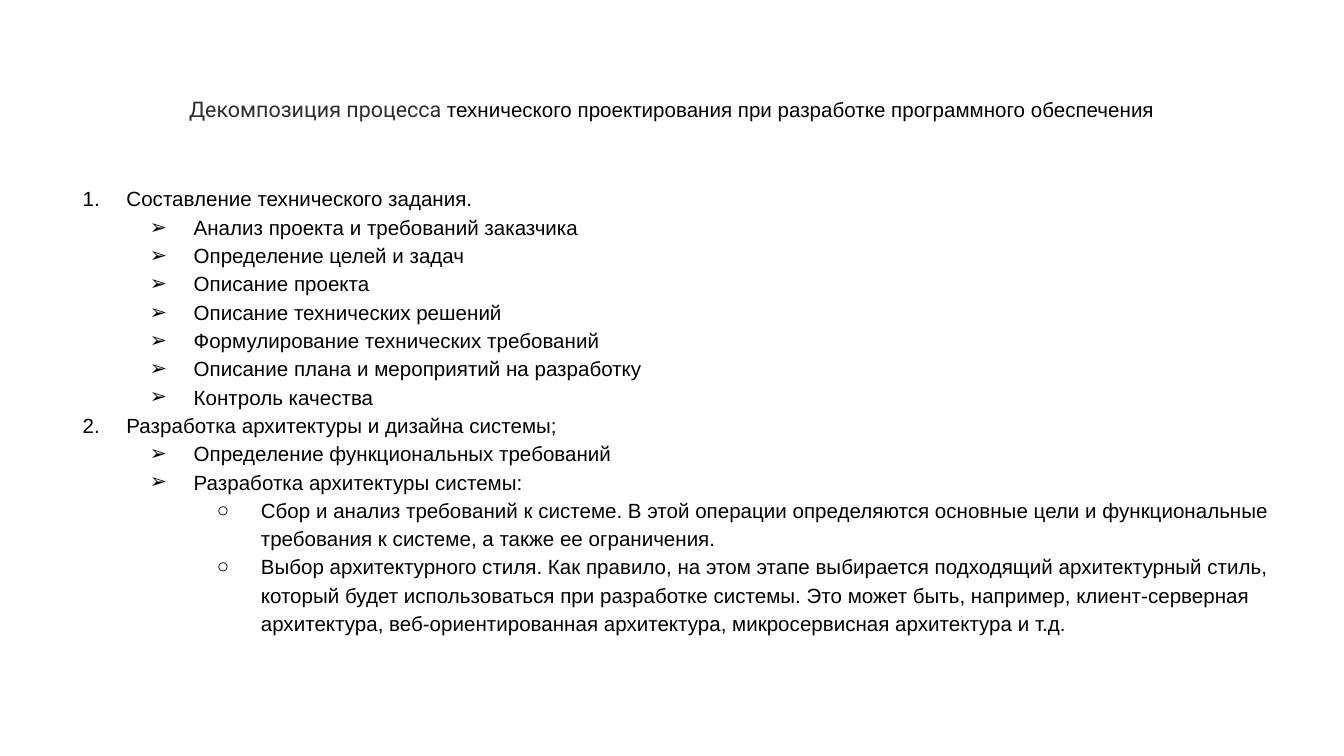
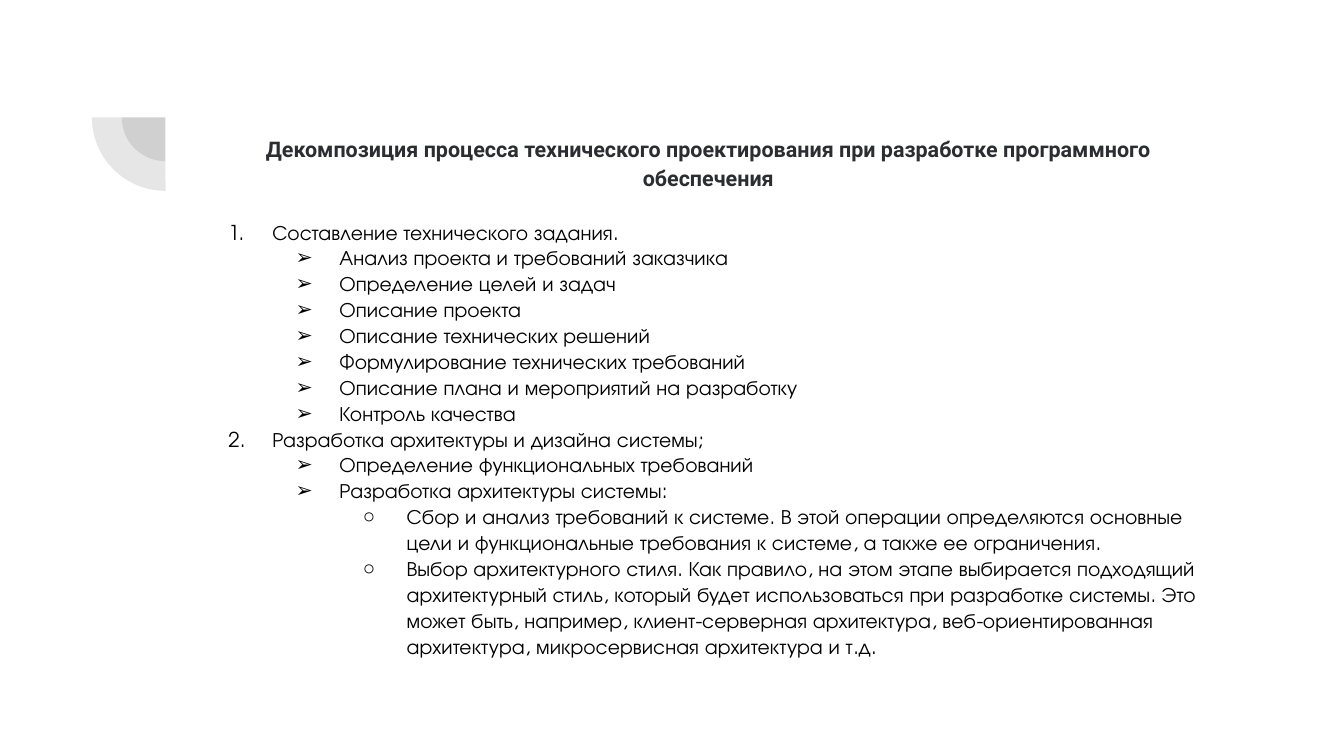
Before and after one commit to BlackStoneShadow/Business, a slide deck: slide 4 of Process/Lesson11/BPTotal.pptx. Drawn at 1344x756 pixels with LibreOffice and Linux fonts; fonts in the diff are those of the drawing. Boxes give left, top, right and bottom in pixels: in the first picture for what was removed or moved away, otherwise in the second. Text is boxed around its words. In the diff, an @@ line names an element or a change of style, - is before the commit and + after.

```diff
--- a/Process/Lesson11/BPTotal.pptx
+++ b/Process/Lesson11/BPTotal.pptx
@@ pie slice (boxed as its full ellipse) added at [91, 44, 238, 191], fill #424242 at 13% opacity @@
@@ pie slice (boxed as its full ellipse) added at [122, 74, 210, 161], fill #424242 at 13% opacity @@
@@ title "Декомпозиция процесса технического проектирования при ...": place and size @@
-title "Декомпозиция процесса технического проектирования при ..." at [189, 101, 1154, 122]
+title "Декомпозиция процесса технического проектирования при ..." at [266, 140, 1150, 186]
@@ title "Декомпозиция процесса технического проектирования при ..." at [266, 140, 1150, 186]: size 11 to 11.5 pt, font Arial to Roboto, text colour #000000 to #2C2D30, highlight none to #FFFFFF in "технического проектирования при разработке программного обес ..."; bold on @@
@@ text "Составление технического задания.": place and size @@
-text "Составление технического задания." at [126, 191, 1267, 636]
+text "Составление технического задания." at [272, 226, 1195, 658]
@@ text "Составление технического задания." at [272, 226, 1195, 658]: font Arial to TeX Gyre Adventor; line spacing 1.15 to 1.05 @@
```
Also in this commit, not shown: 5 other slides changed, 4 slides added.
